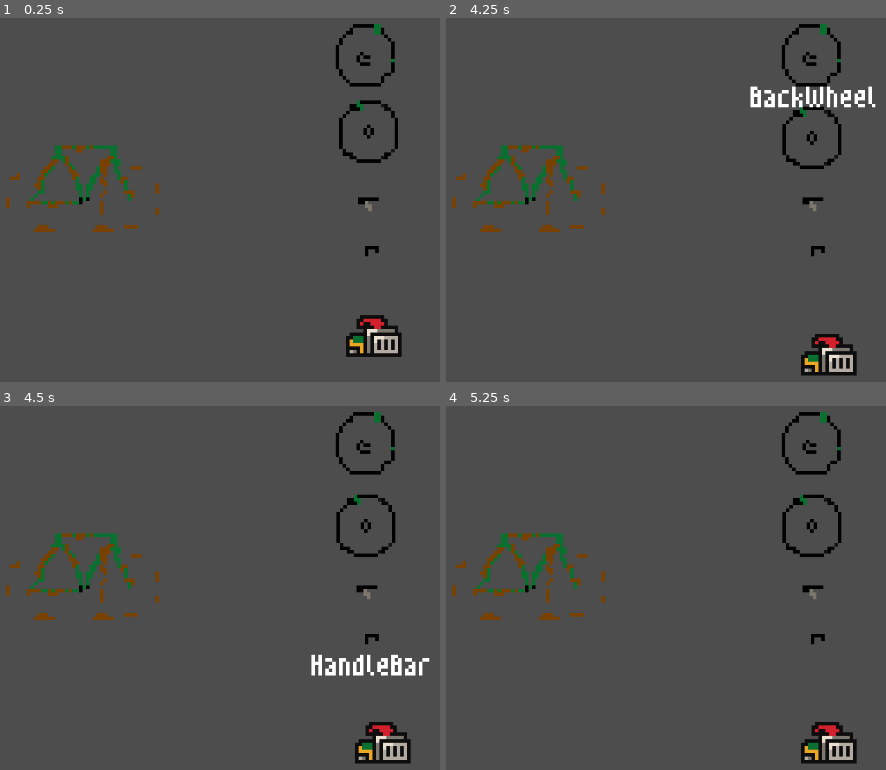
Above: before the commit, frames 1-4 (two rows, left to right).
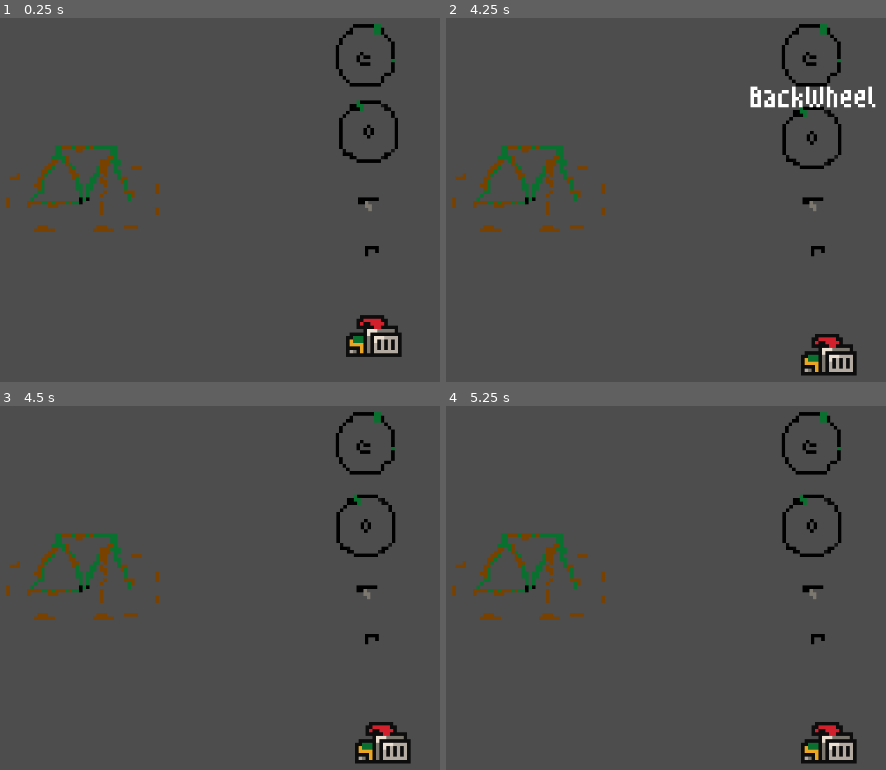
Above: after the commit, the same moments.

Repository: javierrcalvete/bikeShop
Game: Godot game, scene res://scenes/game.tscn
The game is run twice, just before and just after one commit, with the same random seed, the same clock (stepped at 60 frames per second) and the same inputs.
Inputs (mouse positions are in pixels of both pictures, inside the frame that each line leads up to):
- Up to frame 1 (0.25 s): no input
- Up to frame 2 (4.25 s): tap Enter at 0.5, 2, 3.5 s; move the mouse to (529, 189) at 0.52 s; click (529, 189) at 0.6 s; tap Space at 1.25, 2.75 s; move the mouse to (811, 130) at 1.27 s; click (811, 130) at 1.35 s; move the mouse to (820, 334) at 2.02 s; click (820, 334) at 2.1 s; move the mouse to (815, 203) at 2.77 s; click (815, 203) at 2.85 s; move the mouse to (811, 54) at 3.52 s; click (811, 54) at 3.6 s
- Up to frame 3 (4.5 s): tap Space at 4.25 s; move the mouse to (374, 638) at 4.27 s; click (374, 638) at 4.35 s
- Up to frame 4 (5.25 s): move the mouse to (573, 577) at 5.02 s; click (573, 577) at 5.1 s

Frames 1-2 are identical in both runs. In frame 3, 0.8% of the frame differs, in the area x 70-98%, y 68-75%; in frame 4, nothing differs.

Commit message:
made zone for handlebar and change how to drop and score

Diff:
--- a/scenes/bike.tscn
+++ b/scenes/bike.tscn
@@ -1,6 +1,7 @@
-[gd_scene load_steps=9 format=3 uid="uid://bl4qmkbgebqf4"]
+[gd_scene load_steps=10 format=3 uid="uid://bl4qmkbgebqf4"]
 
 [ext_resource type="Texture2D" uid="uid://jy4b0bgtjq40" path="res://sprites/bike.png" id="1_ngv0d"]
+[ext_resource type="Script" path="res://scripts/bike.gd" id="1_whs6f"]
 [ext_resource type="Script" path="res://scripts/HandleBarArea2D.gd" id="2_1xwh4"]
 
 [sub_resource type="AtlasTexture" id="AtlasTexture_4gkrc"]
@@ -28,9 +29,10 @@
 radius = 0.0
 
 [sub_resource type="RectangleShape2D" id="RectangleShape2D_f4w36"]
-size = Vector2(1.5, 1)
+size = Vector2(3, 3)
 
 [node name="Bike" type="Node2D"]
+script = ExtResource("1_whs6f")
 
 [node name="AnimatedSprite2D" type="AnimatedSprite2D" parent="."]
 sprite_frames = SubResource("SpriteFrames_hlmdg")
@@ -56,8 +58,13 @@
 shape = SubResource("CircleShape2D_dxcfi")
 
 [node name="HandleBarArea2D" type="Area2D" parent="."]
-position = Vector2(10, -16)
+position = Vector2(9, -15)
 script = ExtResource("2_1xwh4")
 
 [node name="HandleBarCollision" type="CollisionShape2D" parent="HandleBarArea2D"]
+position = Vector2(0.5, -0.5)
 shape = SubResource("RectangleShape2D_f4w36")
+
+[node name="Polygon2D" type="Polygon2D" parent="HandleBarArea2D"]
+color = Color(1, 0, 1, 0.239216)
+polygon = PackedVector2Array(-1, -2, -1, 1, 2, 1, 2, -1, 2, -2, 0, -2)
--- /dev/null
+++ b/scripts/bike.gd
@@ -0,0 +1,14 @@
+extends Node2D
+@onready var game_manager = %GameManager
+@onready var handleBar_area = $HandleBarArea2D
+# Called when the node enters the scene tree for the first time.
+func _ready():
+	pass # Replace with function body.
+
+
+# Called every frame. 'delta' is the elapsed time since the previous frame.
+func _process(delta):
+	if game_manager.is_mouse_busy:
+		handleBar_area.visible = true
+	else:
+		handleBar_area.visible = false
--- a/scripts/handlebar.gd
+++ b/scripts/handlebar.gd
@@ -1,6 +1,6 @@
 extends Area2D
 @onready var game_manager = %GameManager
-
+@onready var polygon2d = $HandleBarArea2D/Polygon2D
 
 var wheel_in_position = false
 
@@ -32,12 +32,13 @@
 		if event.button_index == MOUSE_BUTTON_LEFT and not event.pressed:
 			selected = false
 			game_manager.is_mouse_busy = false
+			self.process_mode = Node.PROCESS_MODE_DISABLED
 
-func release_left_mouse_button():
-	var a = InputEventMouseButton.new()
-	a.set_button_index(1)
-	a.set_pressed(false)
-	Input.parse_input_event(a)
+#func release_left_mouse_button():
+	#var a = InputEventMouseButton.new()
+	#a.set_button_index(1)
+	#a.set_pressed(false)
+	#Input.parse_input_event(a)
 
 
 func _on_mouse_entered():
@@ -47,17 +48,21 @@
 func _on_mouse_exited():
 	$Label.hide()
 
+func call_for_score():
+	#if wheel_in_position and game_manager.is_mouse_busy ==false :
+		game_manager.add_score()
 
 # makes saddle stay in place on the bike
 func _on_area_entered(area):
 
 
 	if area.name == "HandleBarArea2D":
-		self.global_position = Vector2(10,-16)#area of saddleBikeCollision on bike
-		release_left_mouse_button()
+		#self.global_position = Vector2(10,-16)#area of saddleBikeCollision on bike
+		#release_left_mouse_button()
 		print(self.global_position)
 		wheel_in_position = true
+		call_for_score()
 
-		game_manager.add_score()
+		#game_manager.add_score()
 
 		#self.position=bike_saddle_area
--- a/scripts/saddle.gd
+++ b/scripts/saddle.gd
@@ -54,7 +54,8 @@
 
 	var bike_saddle_area
 	if area.name == "SaddleBikeArea2D":
-		self.global_position = Vector2(-7,-15)#area of saddleBikeCollision on bike
+		#self.global_position = Vector2(-7,-15)#area of saddleBikeCollision on bike
+
 		saddle_in_position = true
 		release_left_mouse_button()
 		game_manager.add_score()
